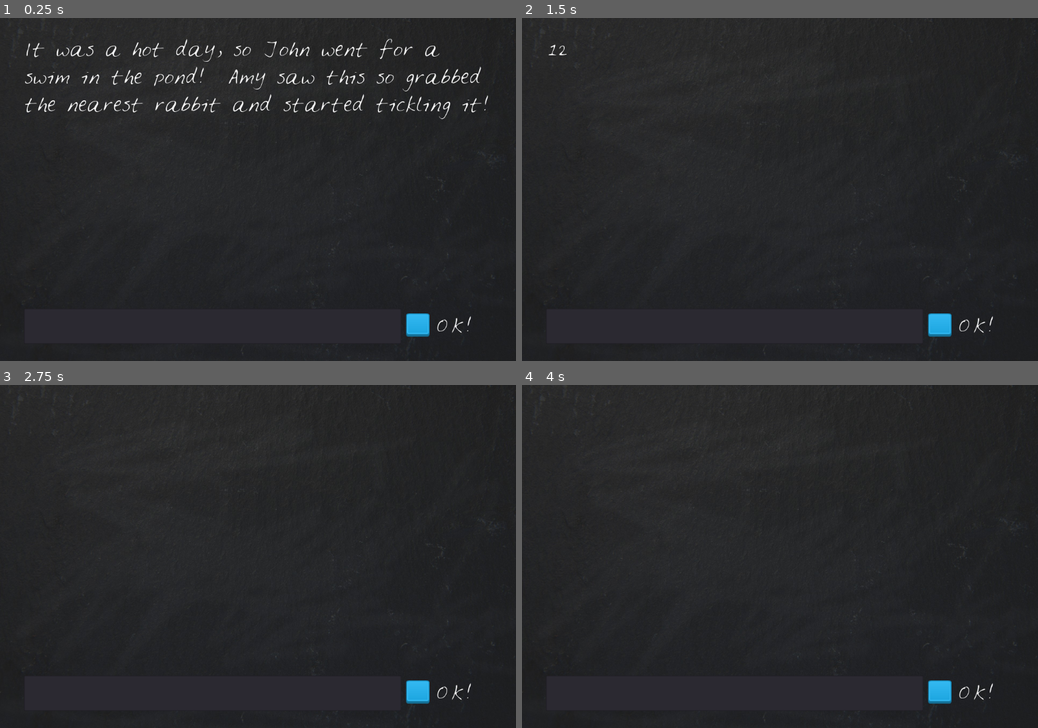
Above: before the commit, frames 1-4 (two rows, left to right).
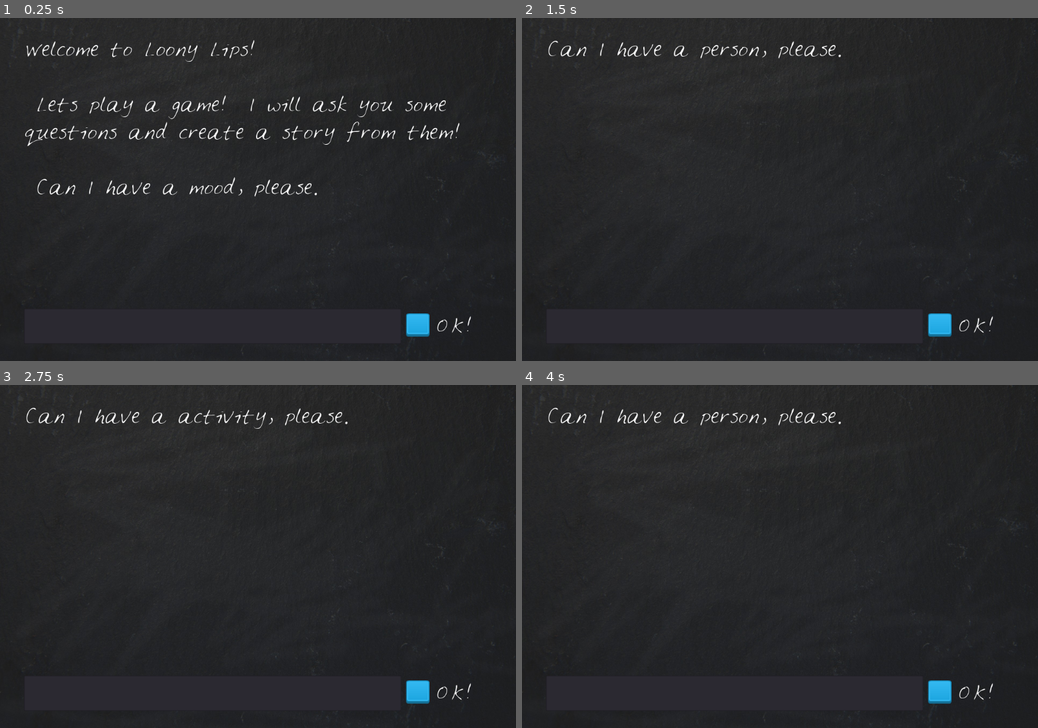
Above: after the commit, the same moments.

Repository: cyberbray/GDTV_Godot-Course_Loony_Lips
Game: Godot game, scene res://Narrator.tscn
Two runs of this game, one before a commit and one after it. Both use one fixed random seed, a clock stepped at 60 frames per second and the inputs below.
Inputs (mouse positions are in pixels of both pictures, inside the frame that each line leads up to):
- Up to frame 1 (0.25 s): no input
- Up to frame 2 (1.5 s): click (733, 326) at 0.52 s; type "12" at 0.6 s; click "OK!" at 1.25 s
- Up to frame 3 (2.75 s): click "OK!" at 2 s
- Up to frame 4 (4 s): click "OK!" at 2.75 s; tap Enter at 3.5 s

The runs differ from the first frame. In frame 1, 4.1% of the frame differs, in the area x 4-95%, y 6-53%; in frame 2, 0.5%; in frame 3, 0.5%; in frame 4, 0.5%.

Commit message:
Added intro, prompts and end game logic

Diff:
--- a/Narrator.gd
+++ b/Narrator.gd
@@ -1,16 +1,42 @@
 extends Node2D
 
+var player_words = []
+var prompt = ["a mood", "a person", "a activity", "a place", "a person", "a object", "a action"]
+var story = "It was a %s day, so %s went for a %s in %s.  %s saw this so grabbed the nearest %s and started %s it!"
+var start = "Welcome, lets play a game.  I will ask you some questions and then create a story using them!"
+
 func _ready():
-	var prompt = ["hot", "John", "swim", "pond", "Amy", "rabbit", "tickling"]
-	var story = "It was a %s day, so %s went for a %s in the %s!  %s saw this so grabbed the nearest %s and started %s it!"
-	print (story % prompt)
-	$Blackboard/StoryText.text = story % prompt
+	$Blackboard/StoryText.text = "Welcome to Loony Lips! \n\n Lets play a game!  I will ask you some questions and create a story from them! \n\n Can I have " + prompt[player_words.size()] + ", please."
 	$Blackboard/EditBox.text = ""
 
 func _on_OKButton_pressed():
-	var new_text = $Blackboard/EditBox.get_text()
-	_on_EditBox_text_entered(new_text)
+	if is_story_done():
+		get_tree().reload_current_scene()
+	else:
+		var new_text = $Blackboard/EditBox.get_text()
+		_on_EditBox_text_entered(new_text)
 
 func _on_EditBox_text_entered(new_text):
-	$Blackboard/StoryText.text = new_text
+	player_words.append(new_text)
 	$Blackboard/EditBox.text = ""
+	check_player_word_length()
+
+func is_story_done():
+	return player_words.size() == prompt.size()
+
+func prompt_player():
+	$Blackboard/StoryText.text = ("Can I have " + prompt[player_words.size()] + ", please.")
+
+func check_player_word_length():
+	if is_story_done():
+		tell_story()
+		$Blackboard/OKButton/RichTextLabel.text = "Again?"
+	else:
+		prompt_player()
+
+func tell_story():
+	$Blackboard/StoryText.text = story % player_words
+	end_game()
+
+func end_game():
+	$Blackboard/EditBox.queue_free()
--- a/Narrator.tscn
+++ b/Narrator.tscn
@@ -124,7 +124,7 @@
 anchor_right = 0.0
 anchor_bottom = 0.0
 margin_left = 60.0
-margin_right = 140.0
+margin_right = 200.0
 margin_bottom = 60.0
 rect_pivot_offset = Vector2( 0, 0 )
 rect_clip_content = true
